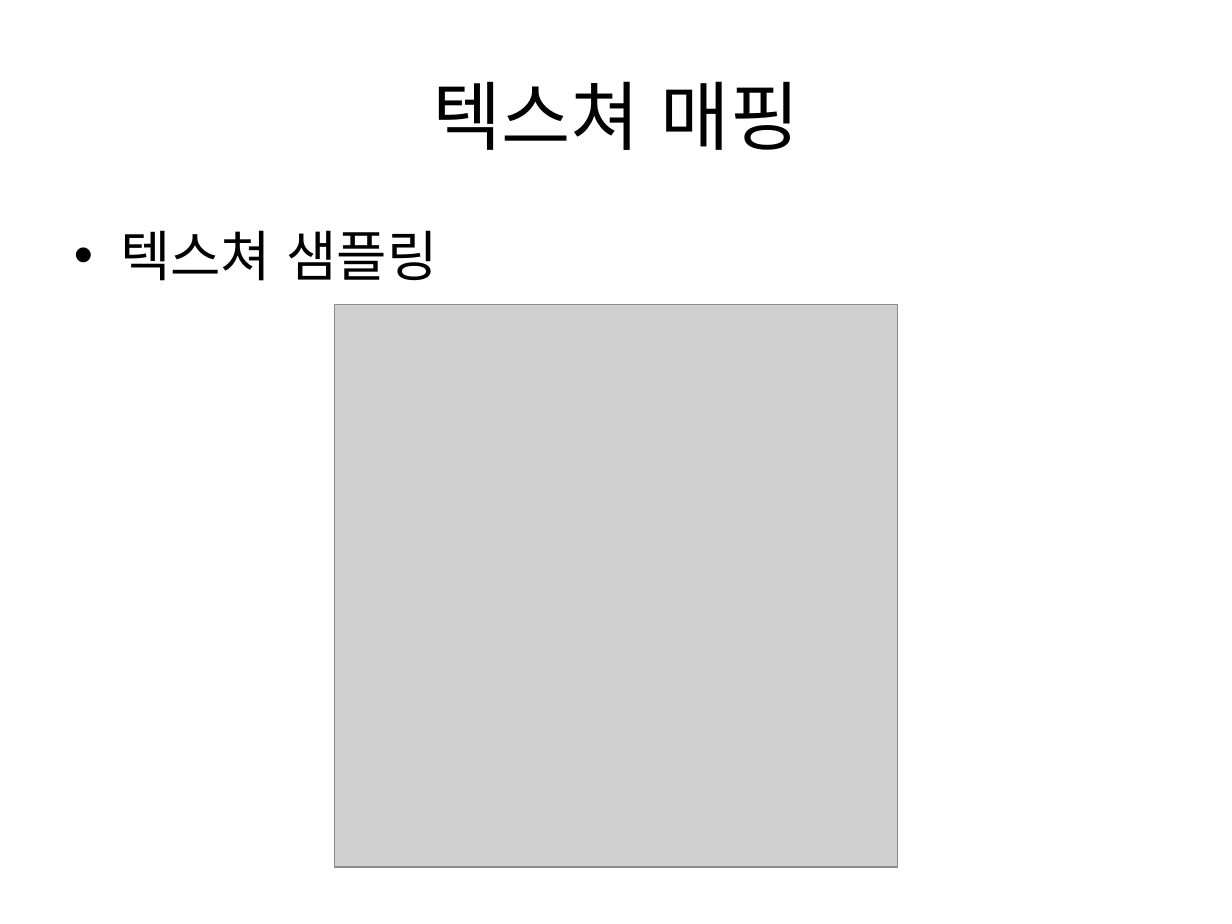
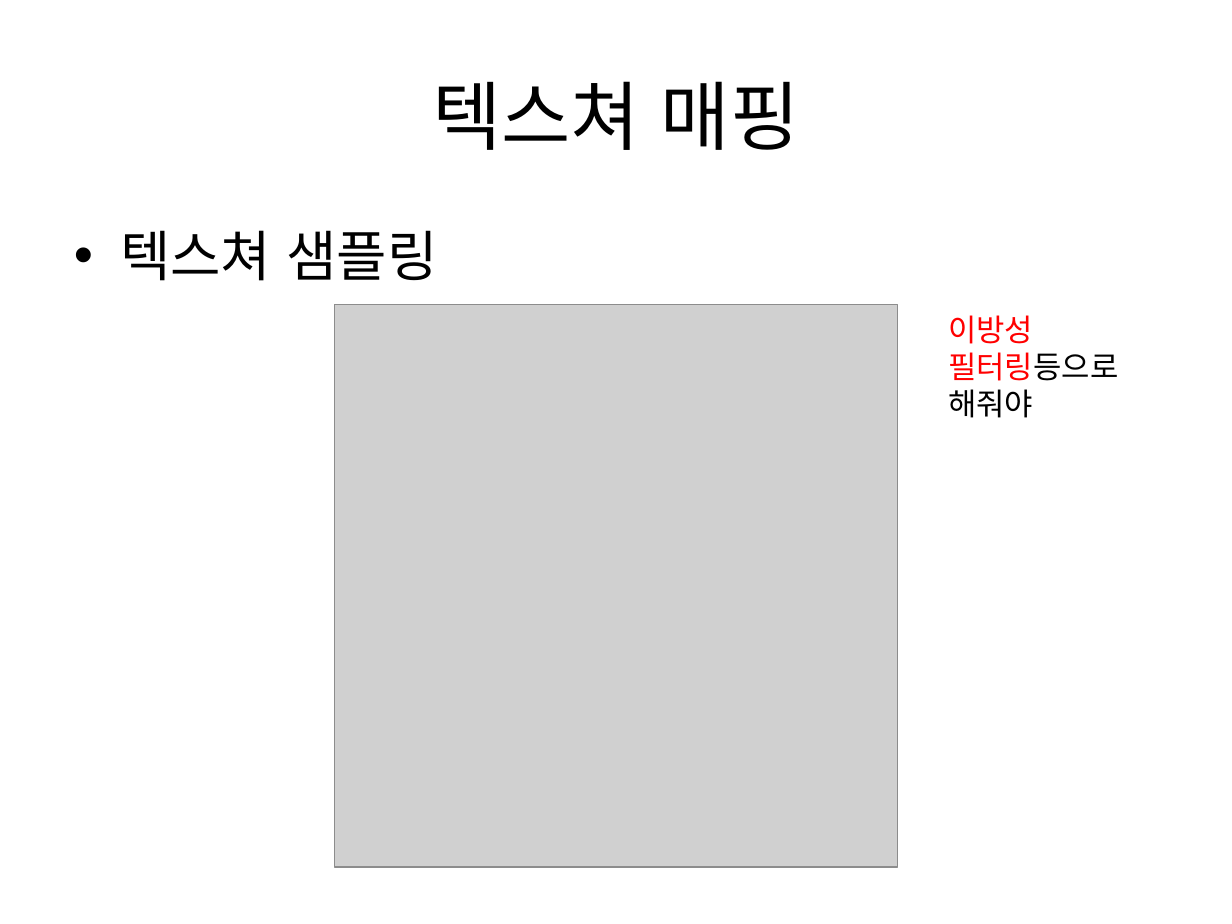
Before and after one commit to hhg56/shader, a slide deck: slide 23 of Lecture6.pptx. Drawn at 1232x924 pixels with LibreOffice and Linux fonts; fonts in the diff are those of the drawing; grey boxes stand for pictures. Boxes give left, top, right and bottom in pixels: in the first picture for what was removed or moved away, otherwise in the second. Text is boxed around its words. In the diff, an @@ line names an element or a change of style, - is before the commit and + after.

```diff
--- a/Lecture6.pptx
+++ b/Lecture6.pptx
@@ text added at [948, 315, 1118, 418], 18 pt, text #FF0000 @@
+이방성 필터링등으로 해줘야
```
Also in this commit, not shown: 1 other slide changed, 9 other files.
